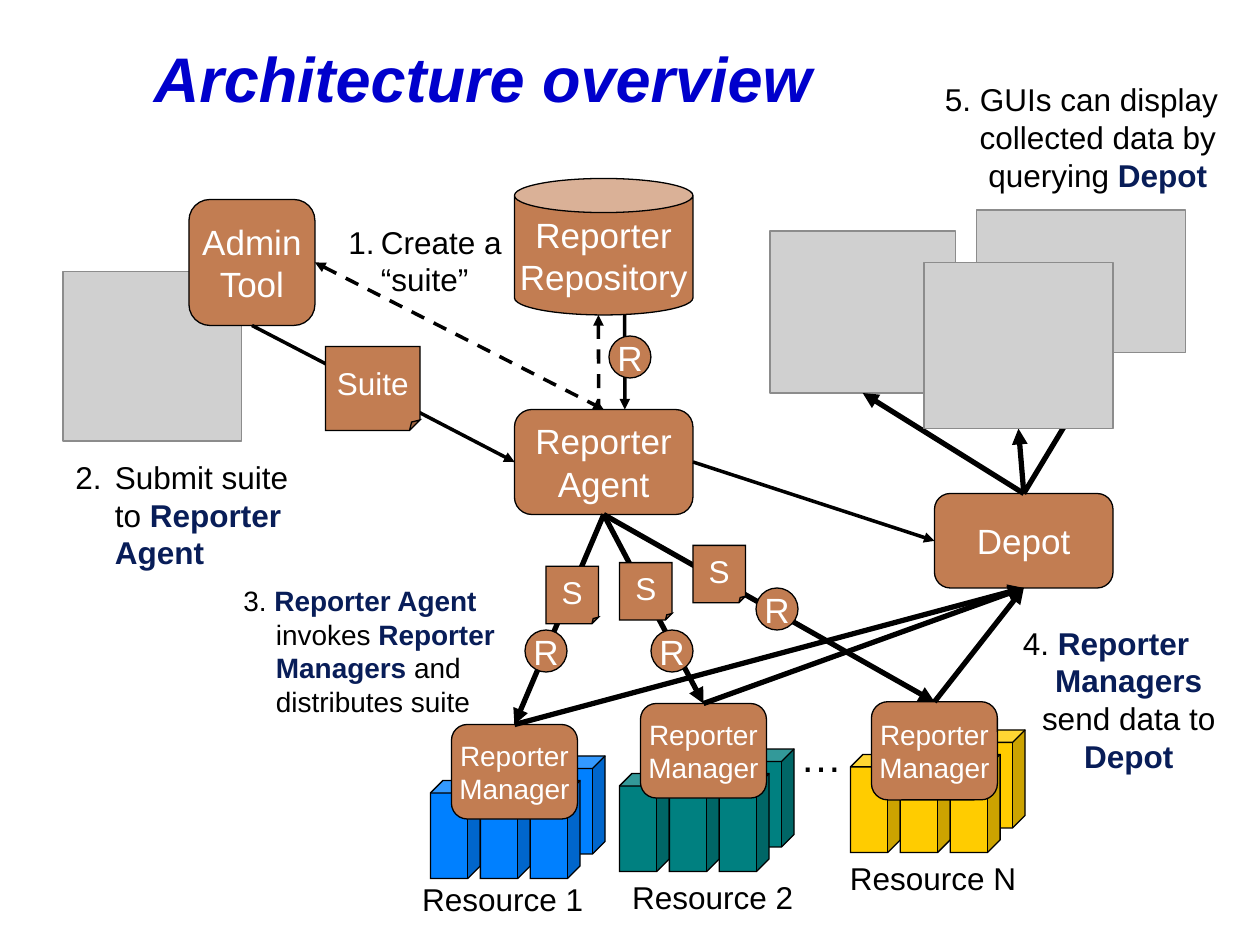
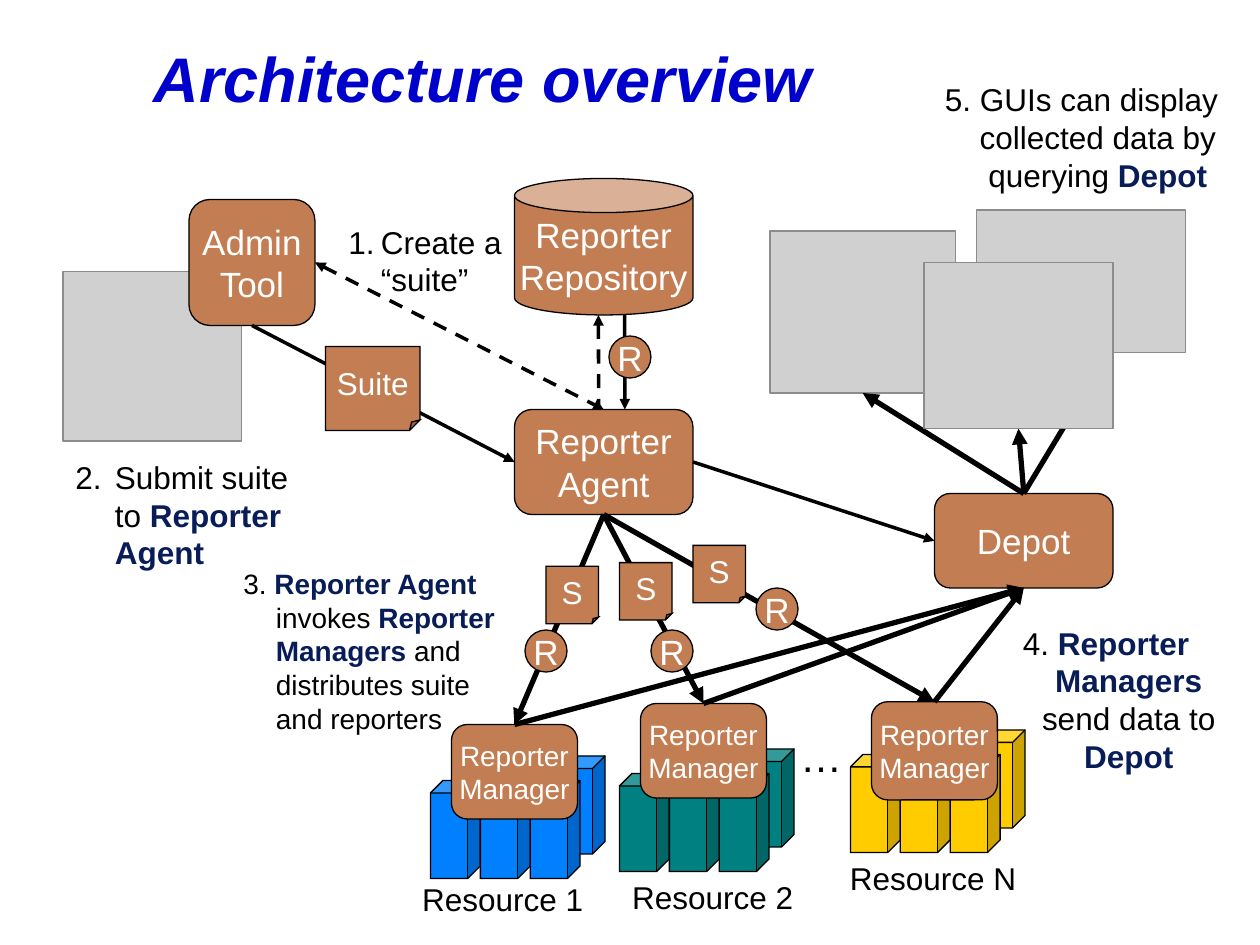
Before and after one commit to IncaProject/inca-xsede, a slide deck: slide 26 of talks/inca_sc05.ppt. Drawn at 1260x945 pixels with LibreOffice and Linux fonts; fonts in the diff are those of the drawing; grey boxes stand for pictures. Boxes give left, top, right and bottom in pixels: in the first picture for what was removed or moved away, otherwise in the second. Text is boxed around its words. In the diff, an @@ line names an element or a change of style, - is before the commit and + after.

Commit message:
slight mod to slide 26

```diff
--- a/talks/inca_sc05.ppt
+++ b/talks/inca_sc05.ppt
@@ text at (243, 574, 494, 734): text changed; text colour #081D58 to #000000; bold off @@
-3. Reporter Agent invokes Reporter Managers and distributes suite
+3. Reporter Agent invokes Reporter Managers and distributes suite and reporters
```
